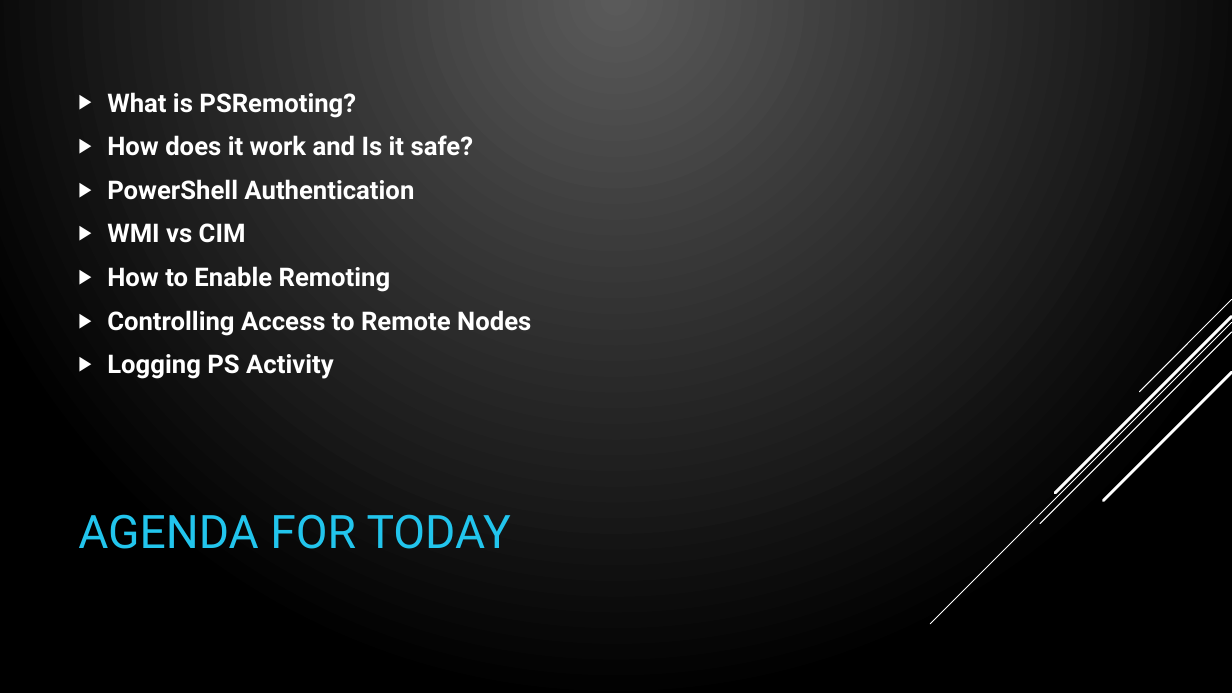
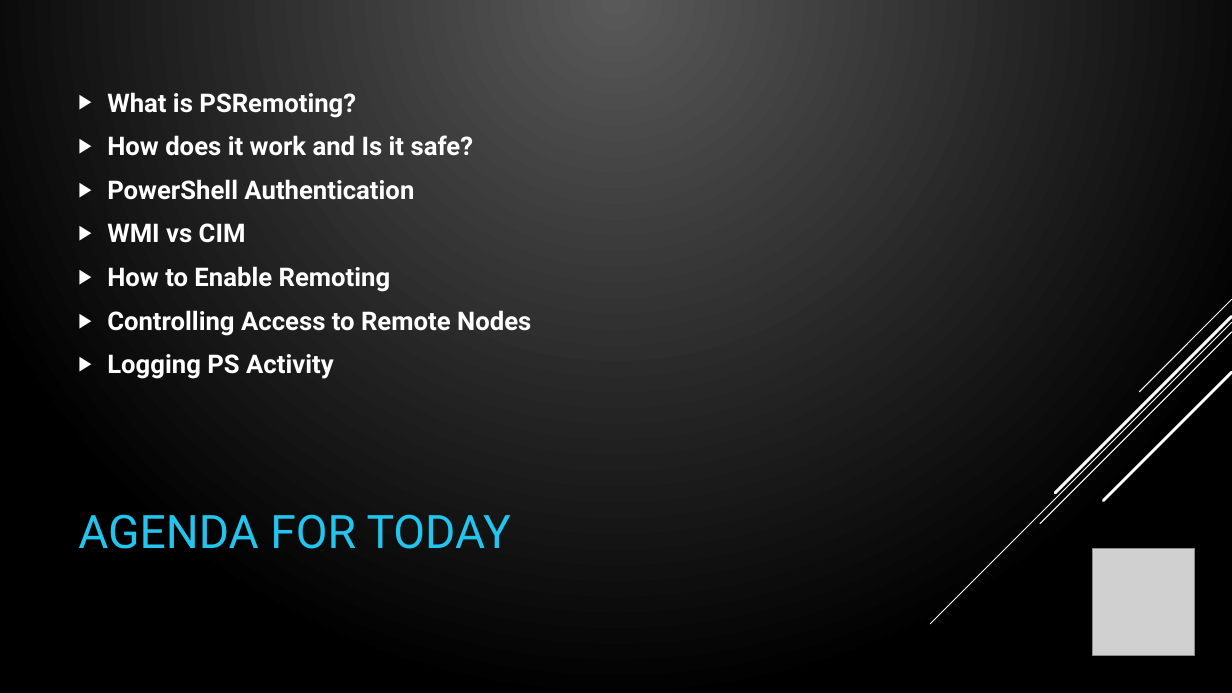
Before and after one commit to compwiz32/Presentations, a slide deck: slide 3 of 2019-08 PowerShell Chattanooga/PSRemoting - From 0 to Lockdown.pptx (slide 2 before the commit). Drawn at 1232x693 pixels with LibreOffice and Linux fonts; fonts in the diff are those of the drawing; grey boxes stand for pictures. Boxes give left, top, right and bottom in pixels: in the first picture for what was removed or moved away, otherwise in the second. Text is boxed around its words. In the diff, an @@ line names an element or a change of style, - is before the commit and + after.

Commit message:
change color theme and add PSSaturday Logos

```diff
--- a/2019-08 PowerShell Chattanooga/PSRemoting - From 0 to Lockdown.pptx
+++ b/2019-08 PowerShell Chattanooga/PSRemoting - From 0 to Lockdown.pptx
@@ background gradient #5B5B5B to #000000 to gradient #595959 to #000000 @@
@@ picture added at [1092, 549, 1195, 656] @@
```
Also in this commit, not shown: 40 other slides changed, 3 slides added, 1 slide removed.
